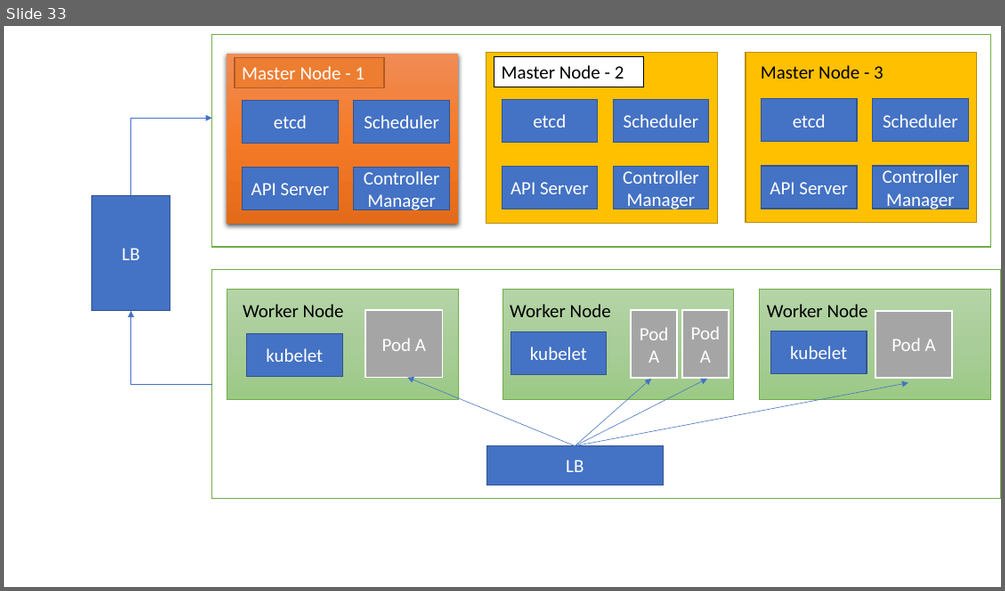
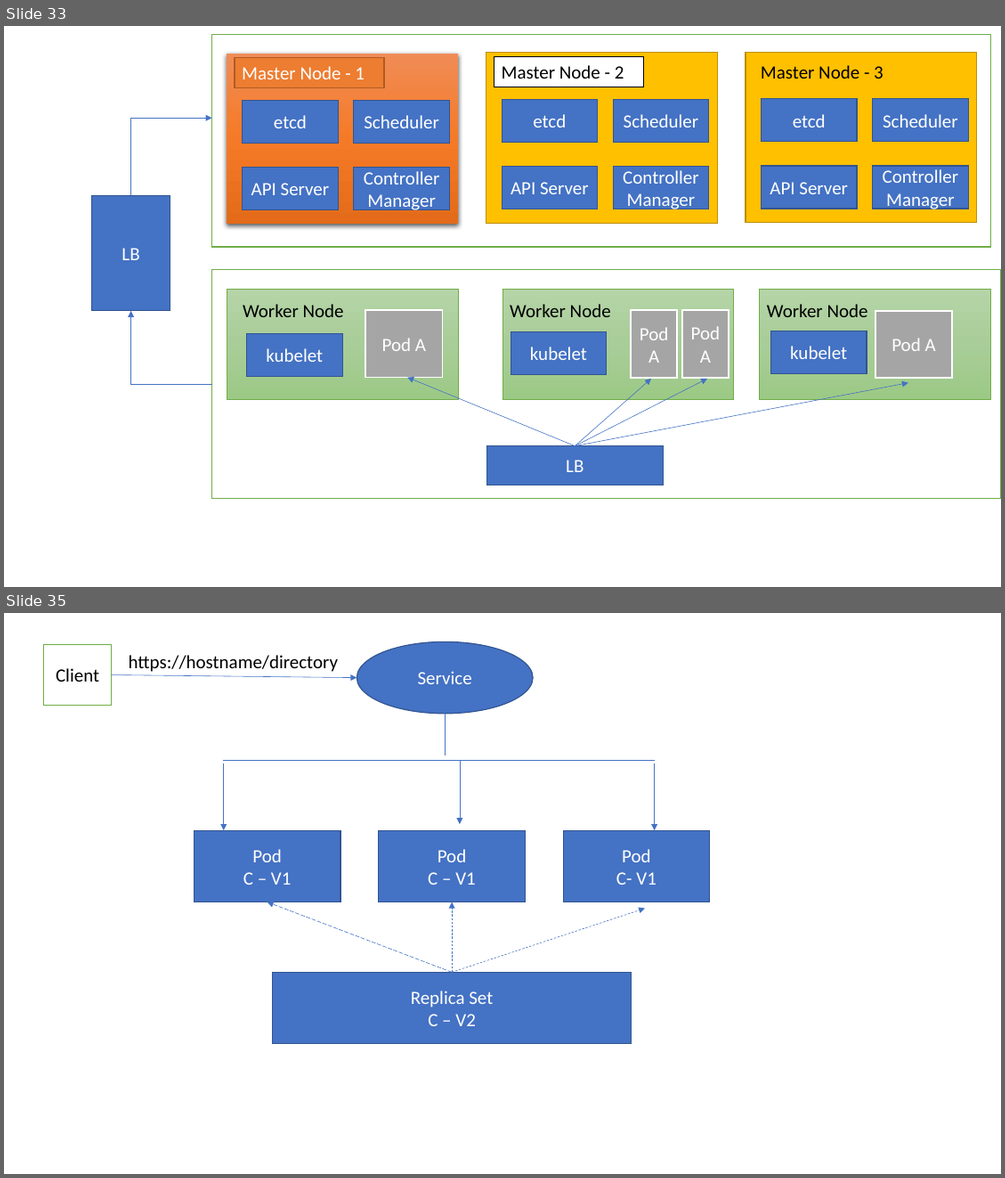
Before and after one commit to BhaveshBR/ckalab, a slide deck: WhiteBoard.pptx. Shown one above the other, each under a label of ours: slide 33 before the commit, slides 33 and 35 after it; the slides between them are not shown. The pictures are 1005x591 and 1005x1178 pixels, drawn with LibreOffice and Linux fonts; fonts in the diff are those of the drawing. Boxes give left, top, right and bottom in pixels: in the first picture for what was removed or moved away, otherwise in the second. Text is boxed around its words. In the diff, an @@ line names an element or a change of style, - is before the commit and + after.

```diff
--- a/WhiteBoard.pptx
+++ b/WhiteBoard.pptx
@@ slide 35 added at box(4, 613, 1001, 1174), background #FFFFFF @@
@@ rectangle added at box(44, 645, 112, 705), fill #FFFFFF, outline #70AD47 1 pt, 18 pt, text #000000 @@
+Client
@@ text added at box(129, 655, 338, 672), 18 pt, text #000000 @@
+https://hostname/directory
@@ ellipse added at box(357, 642, 533, 714), fill #4472C4, outline #325491 1 pt, 18 pt, text #FFFFFF @@
+Service
@@ arrow added from (112, 675) to (357, 677), #4472C4 0.5 pt @@
@@ line added from (445, 714) to (445, 755), #4472C4 0.5 pt @@
@@ line added from (223, 761) to (655, 761), #4472C4 0.5 pt @@
@@ arrow added from (224, 763) to (224, 831), #4472C4 0.5 pt @@
@@ arrow added from (460, 761) to (460, 824), #4472C4 0.5 pt @@
@@ arrow added from (655, 763) to (655, 831), #4472C4 0.5 pt @@
@@ rectangle added at box(194, 831, 340, 902), fill #4472C4, outline #325491 1 pt, 18 pt, text #FFFFFF @@
+Pod
+C – V1
@@ rectangle added at box(379, 831, 526, 902), fill #4472C4, outline #325491 1 pt, 18 pt, text #FFFFFF @@
+Pod
+C – V1
@@ rectangle added at box(563, 831, 710, 902), fill #4472C4, outline #325491 1 pt, 18 pt, text #FFFFFF @@
+Pod
+C- V1
@@ arrow added from (452, 972) to (267, 901), #4472C4 0.5 pt dashed @@
@@ arrow added from (452, 972) to (452, 901), #4472C4 0.5 pt dashed @@
@@ arrow added from (452, 972) to (645, 908), #4472C4 0.5 pt dashed @@
@@ rectangle added at box(273, 972, 631, 1044), fill #4472C4, outline #325491 1 pt, 18 pt, text #FFFFFF @@
+Replica Set
+C – V2
```
Also in this commit, not shown: 4 other slides added, 36 other files.
